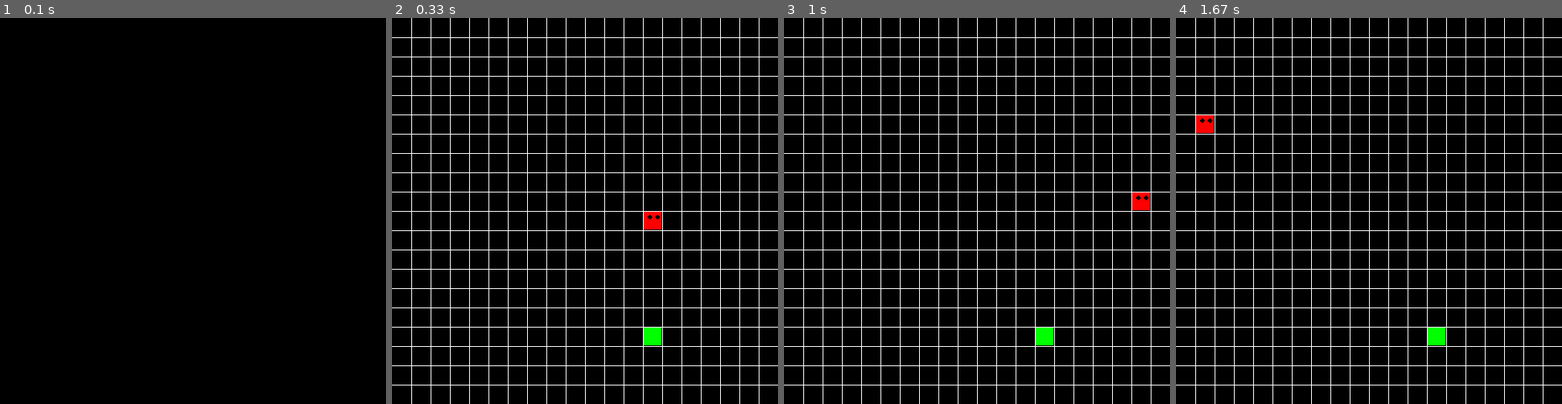
Above: before the commit, frames 1-4 (left to right).
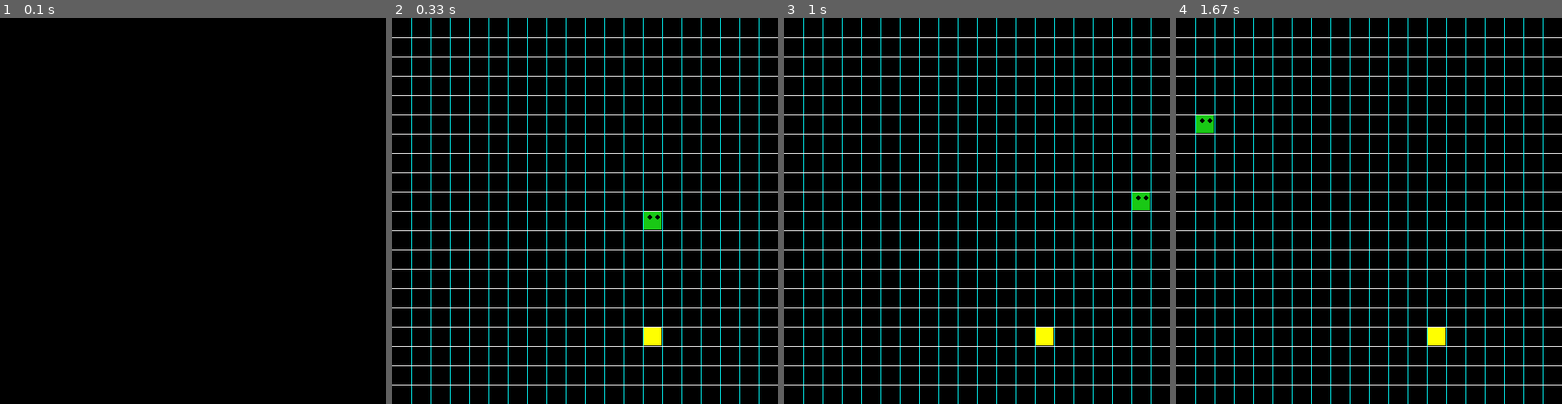
Above: after the commit, the same moments.

Repository: AlbertoMillanC/Python_exercises_and_practices
Game: pygame game, started from api_and_practices/snake_pygame.py
Same seed, same stepped clock (60 frames per second), same inputs: the game is played once before the commit and once after it.
Inputs:
- Up to frame 1 (0.1 s): no input
- Up to frame 2 (0.33 s): no input
- Up to frame 3 (1 s): hold Right 0.33-0.8 s; hold Up from 0.83 s (still down)
- Up to frame 4 (1.67 s): release Up at 1.3 s; hold Right from 1.33 s (still down)

Frame 1 is identical in both runs. In frame 2, 4.1% of the frame differs, in the area x 5-96%, y 0-100%; in frame 3, 4.1%; in frame 4, 4.1%.

Commit message:
add pygame two example

Diff:
--- /dev/null
+++ b/api_and_practices/pygame_two.py
@@ -0,0 +1,388 @@
+""" pygame.examples.aliens
+Shows a mini game where you have to defend against aliens.
+What does it show you about pygame?
+* pg.sprite, the difference between Sprite and Group.
+* dirty rectangle optimization for processing for speed.
+* music with pg.mixer.music, including fadeout
+* sound effects with pg.Sound
+* event processing, keyboard handling, QUIT handling.
+* a main loop frame limited with a game clock from pg.time.Clock
+* fullscreen switching.
+Controls
+--------
+* Left and right arrows to move.
+* Space bar to shoot
+* f key to toggle between fullscreen.
+"""
+
+import random
+import os
+
+# import basic pygame modules
+import pygame as pg
+
+# see if we can load more than standard BMP
+if not pg.image.get_extended():
+    raise SystemExit("Sorry, extended image module required")
+
+
+# game constants
+MAX_SHOTS = 2  # most player bullets onscreen
+ALIEN_ODDS = 22  # chances a new alien appears
+BOMB_ODDS = 60  # chances a new bomb will drop
+ALIEN_RELOAD = 12  # frames between new aliens
+SCREENRECT = pg.Rect(0, 0, 640, 480)
+SCORE = 0
+
+main_dir = os.path.split(os.path.abspath(__file__))[0]
+
+
+def load_image(file):
+    """loads an image, prepares it for play"""
+    file = os.path.join(main_dir, "data", file)
+    try:
+        surface = pg.image.load(file)
+    except pg.error:
+        raise SystemExit(f'Could not load image "{file}" {pg.get_error()}')
+    return surface.convert()
+
+
+def load_sound(file):
+    """because pygame can be be compiled without mixer."""
+    if not pg.mixer:
+        return None
+    file = os.path.join(main_dir, "data", file)
+    try:
+        sound = pg.mixer.Sound(file)
+        return sound
+    except pg.error:
+        print(f"Warning, unable to load, {file}")
+    return None
+
+
+# Each type of game object gets an init and an update function.
+# The update function is called once per frame, and it is when each object should
+# change its current position and state.
+#
+# The Player object actually gets a "move" function instead of update,
+# since it is passed extra information about the keyboard.
+
+
+class Player(pg.sprite.Sprite):
+    """Representing the player as a moon buggy type car."""
+
+    speed = 10
+    bounce = 24
+    gun_offset = -11
+    images = []
+
+    def __init__(self):
+        pg.sprite.Sprite.__init__(self, self.containers)
+        self.image = self.images[0]
+        self.rect = self.image.get_rect(midbottom=SCREENRECT.midbottom)
+        self.reloading = 0
+        self.origtop = self.rect.top
+        self.facing = -1
+
+    def move(self, direction):
+        if direction:
+            self.facing = direction
+        self.rect.move_ip(direction * self.speed, 0)
+        self.rect = self.rect.clamp(SCREENRECT)
+        if direction < 0:
+            self.image = self.images[0]
+        elif direction > 0:
+            self.image = self.images[1]
+        self.rect.top = self.origtop - (self.rect.left // self.bounce % 2)
+
+    def gunpos(self):
+        pos = self.facing * self.gun_offset + self.rect.centerx
+        return pos, self.rect.top
+
+
+class Alien(pg.sprite.Sprite):
+    """An alien space ship. That slowly moves down the screen."""
+
+    speed = 13
+    animcycle = 12
+    images = []
+
+    def __init__(self):
+        pg.sprite.Sprite.__init__(self, self.containers)
+        self.image = self.images[0]
+        self.rect = self.image.get_rect()
+        self.facing = random.choice((-1, 1)) * Alien.speed
+        self.frame = 0
+        if self.facing < 0:
+            self.rect.right = SCREENRECT.right
+
+    def update(self):
+        self.rect.move_ip(self.facing, 0)
+        if not SCREENRECT.contains(self.rect):
+            self.facing = -self.facing
+            self.rect.top = self.rect.bottom + 1
+            self.rect = self.rect.clamp(SCREENRECT)
+        self.frame = self.frame + 1
+        self.image = self.images[self.frame // self.animcycle % 3]
+
+
+class Explosion(pg.sprite.Sprite):
+    """An explosion. Hopefully the Alien and not the player!"""
+
+    defaultlife = 12
+    animcycle = 3
+    images = []
+
+    def __init__(self, actor):
+        pg.sprite.Sprite.__init__(self, self.containers)
+        self.image = self.images[0]
+        self.rect = self.image.get_rect(center=actor.rect.center)
+        self.life = self.defaultlife
+
+    def update(self):
+        """called every time around the game loop.
+        Show the explosion surface for 'defaultlife'.
+        Every game tick(update), we decrease the 'life'.
+        Also we animate the explosion.
+        """
+        self.life = self.life - 1
+        self.image = self.images[self.life // self.animcycle % 2]
+        if self.life <= 0:
+            self.kill()
+
+
+class Shot(pg.sprite.Sprite):
+    """a bullet the Player sprite fires."""
+
+    speed = -11
+    images = []
+
+    def __init__(self, pos):
+        pg.sprite.Sprite.__init__(self, self.containers)
+        self.image = self.images[0]
+        self.rect = self.image.get_rect(midbottom=pos)
+
+    def update(self):
+        """called every time around the game loop.
+        Every tick we move the shot upwards.
+        """
+        self.rect.move_ip(0, self.speed)
+        if self.rect.top <= 0:
+            self.kill()
+
+
+class Bomb(pg.sprite.Sprite):
+    """A bomb the aliens drop."""
+
+    speed = 9
+    images = []
+
+    def __init__(self, alien):
+        pg.sprite.Sprite.__init__(self, self.containers)
+        self.image = self.images[0]
+        self.rect = self.image.get_rect(midbottom=alien.rect.move(0, 5).midbottom)
+
+    def update(self):
+        """called every time around the game loop.
+        Every frame we move the sprite 'rect' down.
+        When it reaches the bottom we:
+        - make an explosion.
+        - remove the Bomb.
+        """
+        self.rect.move_ip(0, self.speed)
+        if self.rect.bottom >= 470:
+            Explosion(self)
+            self.kill()
+
+
+class Score(pg.sprite.Sprite):
+    """to keep track of the score."""
+
+    def __init__(self):
+        pg.sprite.Sprite.__init__(self)
+        self.font = pg.font.Font(None, 20)
+        self.font.set_italic(1)
+        self.color = "white"
+        self.lastscore = -1
+        self.update()
+        self.rect = self.image.get_rect().move(10, 450)
+
+    def update(self):
+        """We only update the score in update() when it has changed."""
+        if SCORE != self.lastscore:
+            self.lastscore = SCORE
+            msg = "Score: %d" % SCORE
+            self.image = self.font.render(msg, 0, self.color)
+
+
+def main(winstyle=0):
+    # Initialize pygame
+    if pg.get_sdl_version()[0] == 2:
+        pg.mixer.pre_init(44100, 32, 2, 1024)
+    pg.init()
+    if pg.mixer and not pg.mixer.get_init():
+        print("Warning, no sound")
+        pg.mixer = None
+
+    fullscreen = False
+    # Set the display mode
+    winstyle = 0  # |FULLSCREEN
+    bestdepth = pg.display.mode_ok(SCREENRECT.size, winstyle, 32)
+    screen = pg.display.set_mode(SCREENRECT.size, winstyle, bestdepth)
+
+    # Load images, assign to sprite classes
+    # (do this before the classes are used, after screen setup)
+    img = load_image("player1.gif")
+    Player.images = [img, pg.transform.flip(img, 1, 0)]
+    img = load_image("explosion1.gif")
+    Explosion.images = [img, pg.transform.flip(img, 1, 1)]
+    Alien.images = [load_image(im) for im in ("alien1.gif", "alien2.gif", "alien3.gif")]
+    Bomb.images = [load_image("bomb.gif")]
+    Shot.images = [load_image("shot.gif")]
+
+    # decorate the game window
+    icon = pg.transform.scale(Alien.images[0], (32, 32))
+    pg.display.set_icon(icon)
+    pg.display.set_caption("Pygame Aliens")
+    pg.mouse.set_visible(0)
+
+    # create the background, tile the bgd image
+    bgdtile = load_image("background.gif")
+    background = pg.Surface(SCREENRECT.size)
+    for x in range(0, SCREENRECT.width, bgdtile.get_width()):
+        background.blit(bgdtile, (x, 0))
+    screen.blit(background, (0, 0))
+    pg.display.flip()
+
+    # load the sound effects
+    boom_sound = load_sound("boom.wav")
+    shoot_sound = load_sound("car_door.wav")
+    if pg.mixer:
+        music = os.path.join(main_dir, "data", "house_lo.wav")
+        pg.mixer.music.load(music)
+        pg.mixer.music.play(-1)
+
+    # Initialize Game Groups
+    aliens = pg.sprite.Group()
+    shots = pg.sprite.Group()
+    bombs = pg.sprite.Group()
+    all = pg.sprite.RenderUpdates()
+    lastalien = pg.sprite.GroupSingle()
+
+    # assign default groups to each sprite class
+    Player.containers = all
+    Alien.containers = aliens, all, lastalien
+    Shot.containers = shots, all
+    Bomb.containers = bombs, all
+    Explosion.containers = all
+    Score.containers = all
+
+    # Create Some Starting Values
+    global score
+    alienreload = ALIEN_RELOAD
+    clock = pg.time.Clock()
+
+    # initialize our starting sprites
+    global SCORE
+    player = Player()
+    Alien()  # note, this 'lives' because it goes into a sprite group
+    if pg.font:
+        all.add(Score())
+
+    # Run our main loop whilst the player is alive.
+    while player.alive():
+
+        # get input
+        for event in pg.event.get():
+            if event.type == pg.QUIT:
+                return
+            if event.type == pg.KEYDOWN and event.key == pg.K_ESCAPE:
+                return
+            elif event.type == pg.KEYDOWN:
+                if event.key == pg.K_f:
+                    if not fullscreen:
+                        print("Changing to FULLSCREEN")
+                        screen_backup = screen.copy()
+                        screen = pg.display.set_mode(
+                            SCREENRECT.size, winstyle | pg.FULLSCREEN, bestdepth
+                        )
+                        screen.blit(screen_backup, (0, 0))
+                    else:
+                        print("Changing to windowed mode")
+                        screen_backup = screen.copy()
+                        screen = pg.display.set_mode(
+                            SCREENRECT.size, winstyle, bestdepth
+                        )
+                        screen.blit(screen_backup, (0, 0))
+                    pg.display.flip()
+                    fullscreen = not fullscreen
+
+        keystate = pg.key.get_pressed()
+
+        # clear/erase the last drawn sprites
+        all.clear(screen, background)
+
+        # update all the sprites
+        all.update()
+
+        # handle player input
+        direction = keystate[pg.K_RIGHT] - keystate[pg.K_LEFT]
+        player.move(direction)
+        firing = keystate[pg.K_SPACE]
+        if not player.reloading and firing and len(shots) < MAX_SHOTS:
+            Shot(player.gunpos())
+            if pg.mixer:
+                shoot_sound.play()
+        player.reloading = firing
+
+        # Create new alien
+        if alienreload:
+            alienreload = alienreload - 1
+        elif not int(random.random() * ALIEN_ODDS):
+            Alien()
+            alienreload = ALIEN_RELOAD
+
+        # Drop bombs
+        if lastalien and not int(random.random() * BOMB_ODDS):
+            Bomb(lastalien.sprite)
+
+        # Detect collisions between aliens and players.
+        for alien in pg.sprite.spritecollide(player, aliens, 1):
+            if pg.mixer:
+                boom_sound.play()
+            Explosion(alien)
+            Explosion(player)
+            SCORE = SCORE + 1
+            player.kill()
+
+        # See if shots hit the aliens.
+        for alien in pg.sprite.groupcollide(aliens, shots, 1, 1).keys():
+            if pg.mixer:
+                boom_sound.play()
+            Explosion(alien)
+            SCORE = SCORE + 1
+
+        # See if alien bombs hit the player.
+        for bomb in pg.sprite.spritecollide(player, bombs, 1):
+            if pg.mixer:
+                boom_sound.play()
+            Explosion(player)
+            Explosion(bomb)
+            player.kill()
+
+        # draw the scene
+        dirty = all.draw(screen)
+        pg.display.update(dirty)
+
+        # cap the framerate at 40fps. Also called 40HZ or 40 times per second.
+        clock.tick(40)
+
+    if pg.mixer:
+        pg.mixer.music.fadeout(1000)
+    pg.time.wait(1000)
+
+
+# call the "main" function if running this script
+if __name__ == "__main__":
+    main()
+    pg.quit()
--- a/api_and_practices/snake_pygame.py
+++ b/api_and_practices/snake_pygame.py
@@ -9,7 +9,7 @@
 class cube(object):
     rows = 20
     w = 500
-    def __init__(self,start,dirnx=1,dirny=0,color=(255,0,0)):
+    def __init__(self,start,dirnx=1,dirny=0,color=(25,200,21)):
         self.pos = start
         self.dirnx = 1
         self.dirny = 0
@@ -134,7 +134,7 @@
         x = x + sizeBtwn
         y = y + sizeBtwn
 
-        pygame.draw.line(surface, (255,255,255), (x,0),(x,w))
+        pygame.draw.line(surface, (2,255,255), (x,0),(x,w))
         pygame.draw.line(surface, (255,255,255), (0,y),(w,y))
 
 
@@ -178,8 +178,8 @@
     width = 500
     rows = 20
     win = pygame.display.set_mode((width, width))
-    s = snake((255,0,0), (10,10))
-    snack = cube(randomSnack(rows, s), color=(0,255,0))
+    s = snake((255,0,200), (10,10))
+    snack = cube(randomSnack(rows, s), color=(255,255,0))
     flag = True
 
     clock = pygame.time.Clock()
